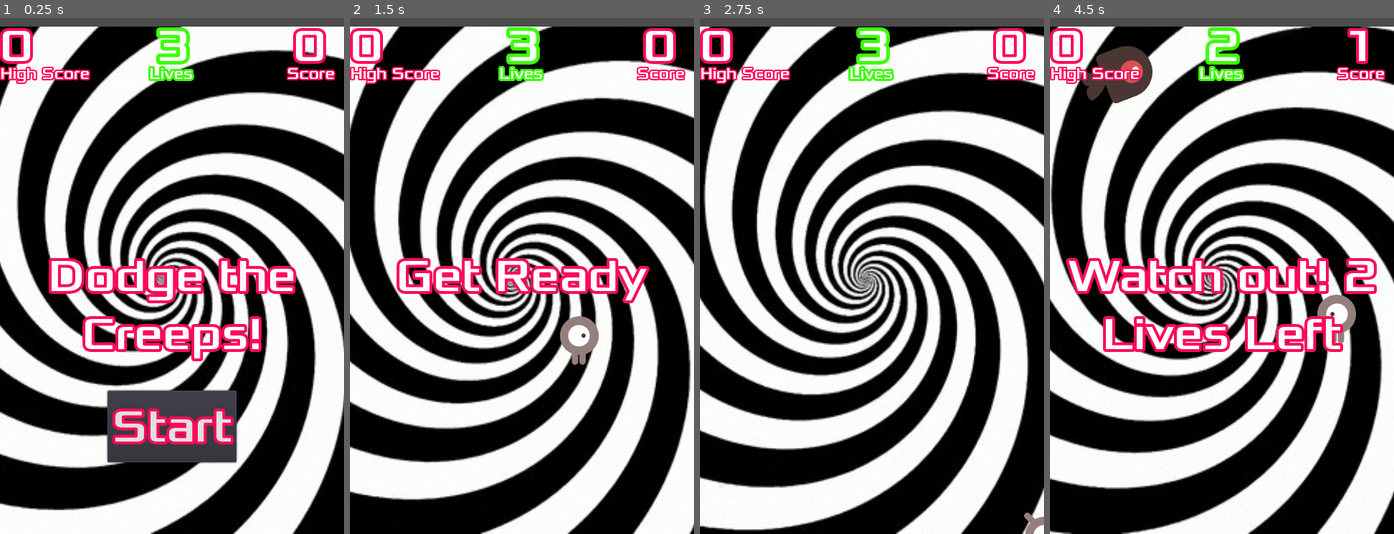
Above: before the commit, frames 1-4 (left to right).
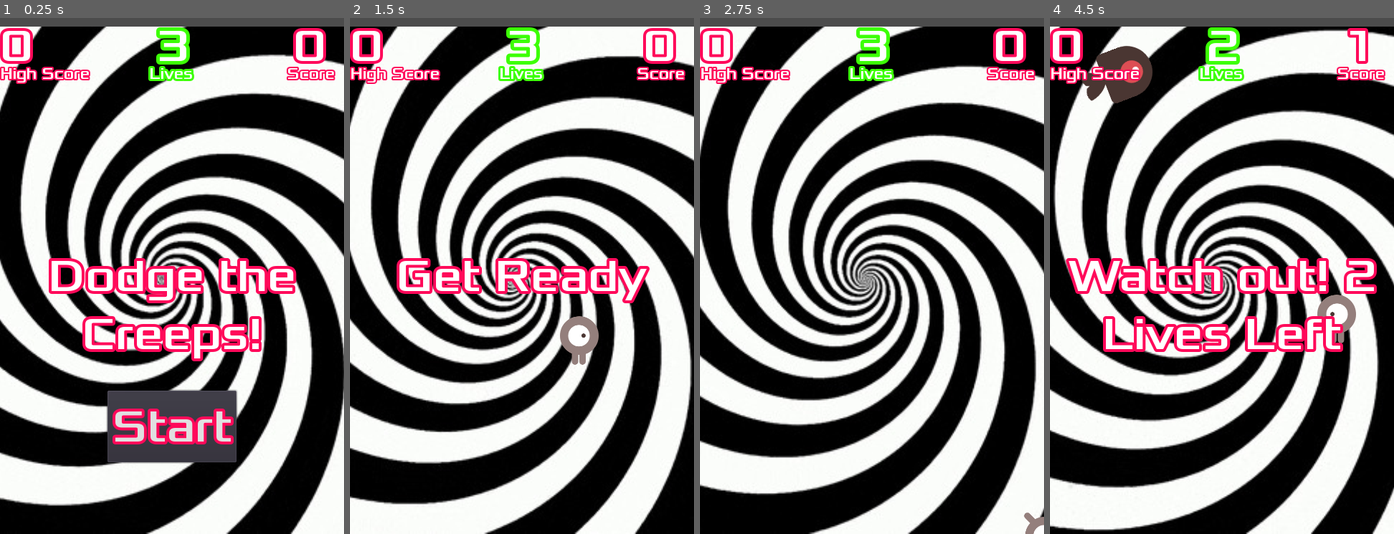
Above: after the commit, the same moments.

Repository: 44351-w22/godot-tutorial-TheMusicMan28
Game: Godot game, scene res://Main.tscn
Same seed, same stepped clock (60 frames per second), same inputs: the game is played once before the commit and once after it.
Inputs:
- Up to frame 1 (0.25 s): no input
- Up to frame 2 (1.5 s): click "Start" at 0.5 s; hold Right (ui_right) from 1.28 s (still down)
- Up to frame 3 (2.75 s): release Right (ui_right) at 2.03 s; hold Down (ui_down) from 2.03 s (still down)
- Up to frame 4 (4.5 s): release Down (ui_down) at 2.78 s; hold Right (ui_right) 2.78-3.53 s; hold Up (ui_up) 3.53-4.28 s; hold Left (ui_left) from 4.28 s (still down)

The runs differ from the first frame. In frame 1, 82% of the frame differs, in the area x 0-100%, y 1-100%; in frame 2, 89%; in frame 3, 84%; in frame 4, 85%.

Commit message:
changed enemy colors

Diff:
--- a/Main.tscn
+++ b/Main.tscn
@@ -268,7 +268,7 @@
 position = Vector2( 232, 365.75 )
 scale = Vector2( 2.00667, 2.09615 )
 frames = SubResource( 2 )
-frame = 171
+frame = 81
 speed_scale = 5.0
 playing = true
 
Binary file changed: dodge_assets/art/enemyFlyingAlt_2.png
Binary file changed: dodge_assets/art/enemySwimming_2.png
Binary file changed: dodge_assets/art/enemyWalking_2.png
